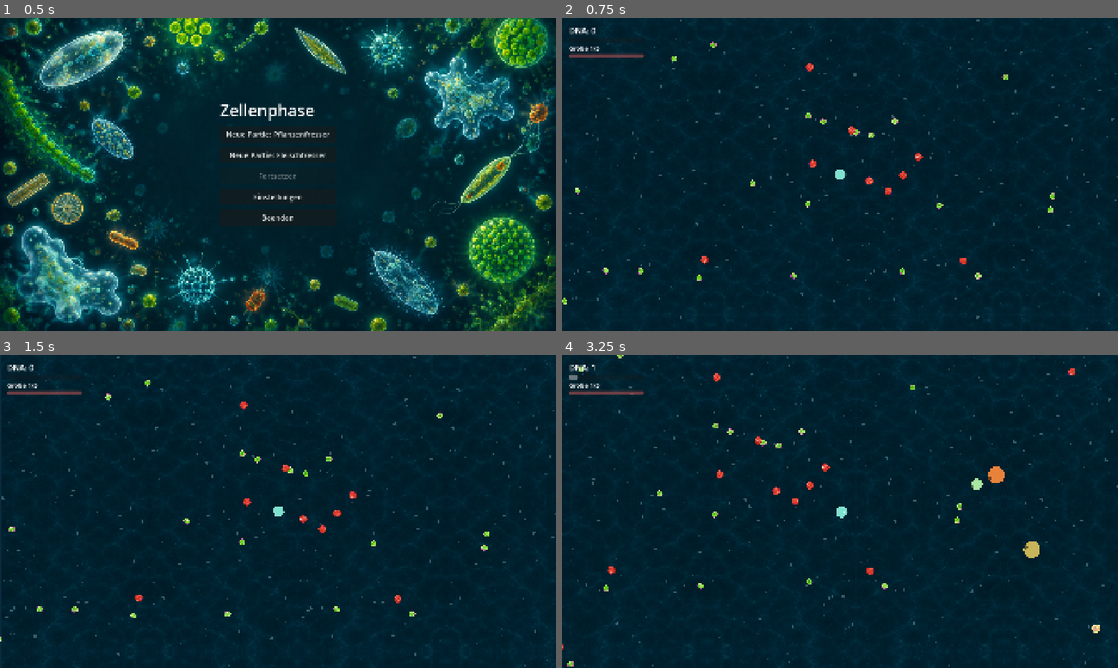
Above: before the commit, frames 1-4 (two rows, left to right).
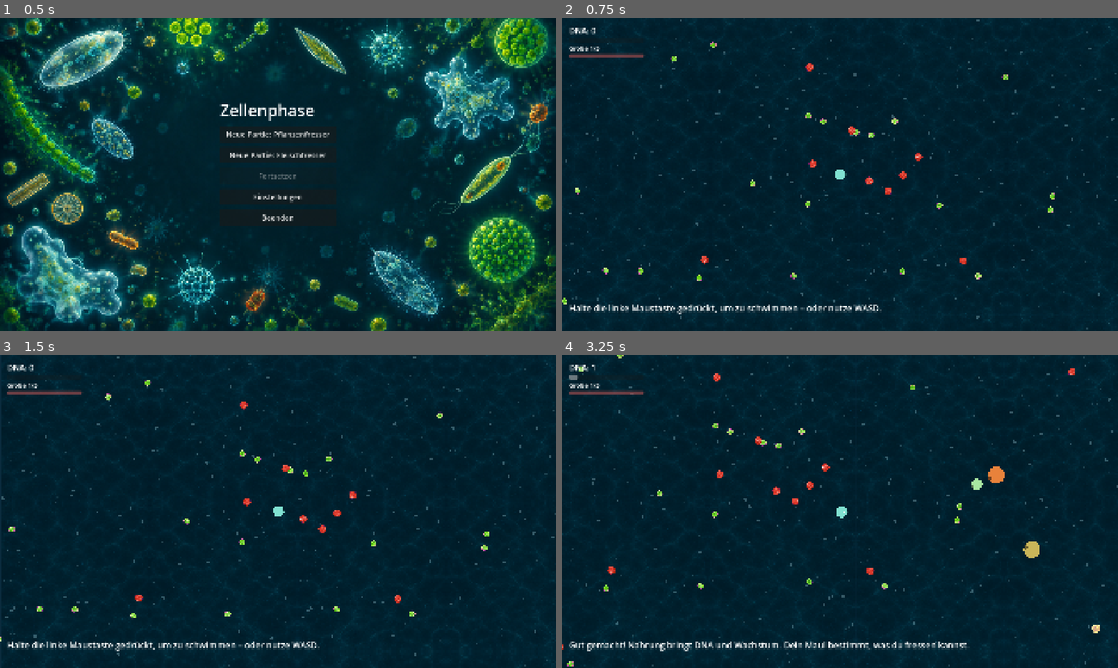
Above: after the commit, the same moments.

Repository: Mayo73/agenthub-backup
Game: Godot game, scene res://scenes/main.tscn
Same seed, same stepped clock (60 frames per second), same inputs: the game is played once before the commit and once after it.
Inputs (mouse positions are in pixels of both pictures, inside the frame that each line leads up to):
- Up to frame 1 (0.5 s): no input
- Up to frame 2 (0.75 s): click "Neue Partie: Pflanzenfresser" at 0.5 s
- Up to frame 3 (1.5 s): tap Enter at 1.25 s; move the mouse to (400, 495) at 1.27 s; hold D (rechts) from 1.28 s (still down); tap W (hoch) at 1.35 s; click (400, 495) at 1.42 s
- Up to frame 4 (3.25 s): release D (rechts) at 2 s; drag from (728, 527) to (812, 574) at 2.02 s; move the mouse to (895, 442) at 2.77 s; hold D (rechts) from 2.78 s (still down); tap S (runter) at 2.85 s

Frame 1 is identical in both runs. In frame 2, 0.8% of the frame differs, in the area x 1-58%, y 91-95%; in frame 3, 0.8%; in frame 4, 1.0%, in the area x 1-73%, y 91-95%.

Commit message:
T-0152: Einführungshinweise im Spiel zeigen
Erstellt vom lokalen Agent (Modell qwen3.5:35b-a3b, Versuch 2 von 5).

Diff:
--- a/scripts/main.gd
+++ b/scripts/main.gd
@@ -38,6 +38,7 @@
 var audio: GameAudio
 var stats := RunStats.new()
 var end_screen: EndScreen
+var hints: TutorialHints
 var finished := false
 var poison := PoisonClouds.new()
 var electric := ElectricOrgan.new()
@@ -131,6 +132,7 @@
 	for item in food.take_at(player.mouth_point(), MOUTH_REACH, player.diet):
 		audio.play("fressen_pflanze" if item.kind == Diet.PFLANZE else "fressen_fleisch")
 		stats.food_eaten += 1
+		hint("fressen")
 		if progress.eat(item.value):
 			player.set_stage(progress.stage)
 			mate.add_charge()
@@ -138,6 +140,7 @@
 			autosave_now()
 			audio.play("wachsen")
 			stats.record_stage(player.diet)
+			hint("partner")
 
 
 ## Entfernt weit entfernte Nahrung und streut neue um den Spieler, wenn sie knapp wird.
@@ -205,6 +208,7 @@
 		if cell.damage > 0.0 and CombatRules.can_bite(cell.diet) and CombatRules.bite_hits(cell.motion.position, cell.motion.heading, cell.radius, player.motion.position, player.radius):
 			if player_health.damage(CombatRules.bite_damage(cell.damage, cell.radius, player.radius)):
 				player.motion.knockback(player.motion.position - cell.motion.position, 160.0)
+				hint("gefahr")
 				audio.play("treffer")
 		if cell.health.is_dead():
 			stats.cells_defeated += 1
@@ -298,6 +302,7 @@
 	editor.open(player.build, unlocks, progress, progress.stage)
 	editor.set_look(player.look)
 	editor.finished.connect(close_editor)
+	hint("editor")
 	editor.canvas.changed.connect(func() -> void: audio.play("teil_setzen"))
 	add_click_sounds(editor)
 
@@ -333,6 +338,8 @@
 	player.set_look(CellLook.new())
 	hud.show_progress(progress)
 	autosave = true
+	hints = TutorialHints.new()
+	hint("bewegen")
 
 
 func save_now() -> bool:
@@ -340,6 +347,7 @@
 	data["look"] = player.look.to_dict()
 	data["diet"] = player.diet
 	data["stats"] = stats.to_dict()
+	data["hints"] = hints.to_array()
 	return SaveGame.write_file(save_path, data)
 
 
@@ -361,6 +369,8 @@
 		player.set_look(CellLook.from_dict(look_data))
 	var stats_data: Variant = data.get("stats")
 	stats = RunStats.from_dict(stats_data) if stats_data is Dictionary else RunStats.new()
+	var hint_data: Variant = data.get("hints")
+	hints = TutorialHints.from_array(hint_data if hint_data is Array else [])
 	hud.show_progress(progress)
 	autosave = true
 	return true
@@ -467,3 +477,12 @@
 	end_screen.visible = false
 	finished = false
 	back_to_menu()
+
+
+## Zeigt einen Einführungshinweis einmal pro Partie (6 Sekunden lang).
+func hint(id: String) -> void:
+	if hints == null:
+		return
+	var text := hints.trigger(id)
+	if text != "":
+		hud.show_message(text, 6.0)
--- /dev/null
+++ b/tests/test_main_hinweise.gd
@@ -0,0 +1,50 @@
+extends "res://tests/base_test.gd"
+
+const PATH := "user://test_hinweise_spielstand.json"
+var main: Node2D
+
+
+func setup() -> void:
+	main = load("res://scenes/main.tscn").instantiate()
+	(Engine.get_main_loop() as SceneTree).root.add_child(main)
+	main.save_path = PATH
+
+
+func teardown() -> void:
+	main.free()
+	if FileAccess.file_exists(PATH):
+		DirAccess.remove_absolute(ProjectSettings.globalize_path(PATH))
+
+
+func test_start() -> void:
+	main.start_new(Diet.PFLANZENFRESSER)
+	check_eq(main.hud.message_label.text, TutorialHints.TEXTS["bewegen"], "erster Hinweis beim Start")
+
+
+func test_fressen() -> void:
+	main.start_new(Diet.PFLANZENFRESSER)
+	main.food.items.clear()
+	main.food.add_item(Diet.PFLANZE, main.player.mouth_point())
+	main.feed_player()
+	check_eq(main.hud.message_label.text, TutorialHints.TEXTS["fressen"], "Hinweis beim Fressen")
+	check(main.hints.shown.has("fressen"), "fressen ist im gespeicherten Hinweis-Set")
+
+
+func test_nur_einmal() -> void:
+	main.start_new(Diet.PFLANZENFRESSER)
+	main.hint("gefahr")
+	main.hud.show_message("x")
+	main.hint("gefahr")
+	check_eq(main.hud.message_label.text, "x", "zweiter gleicher Hinweis wird nicht gezeigt")
+
+
+func test_gespeichert() -> void:
+	main.start_new(Diet.PFLANZENFRESSER)
+	main.hint("editor")
+	var save_warp = main.save_now()
+	check(save_warp, "Speichern erfolgreich")
+	main.hints = TutorialHints.new()
+	var load_ok = main.load_saved()
+	check(load_ok, "Laden erfolgreich")
+	check(main.hints.shown.has("editor"), "gezeigter Hinweis ist gespeichert und geladen")
+	check(main.hints.shown.has("bewegen"), "bewegen ist auch gespeichert")
Not shown, added: tests/test_main_hinweise.gd.uid
